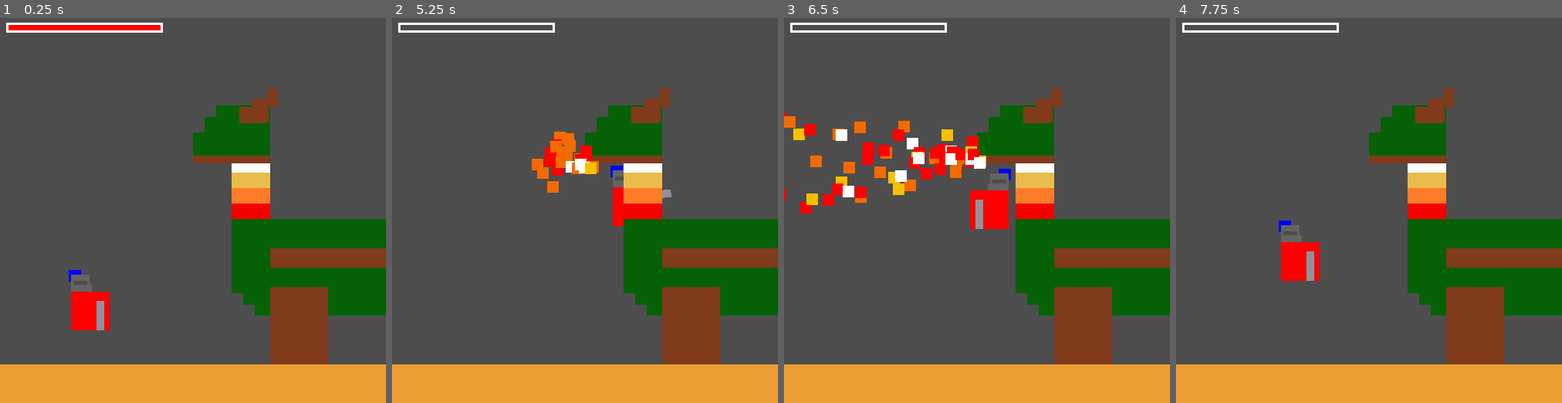
Above: before the commit, frames 1-4 (left to right).
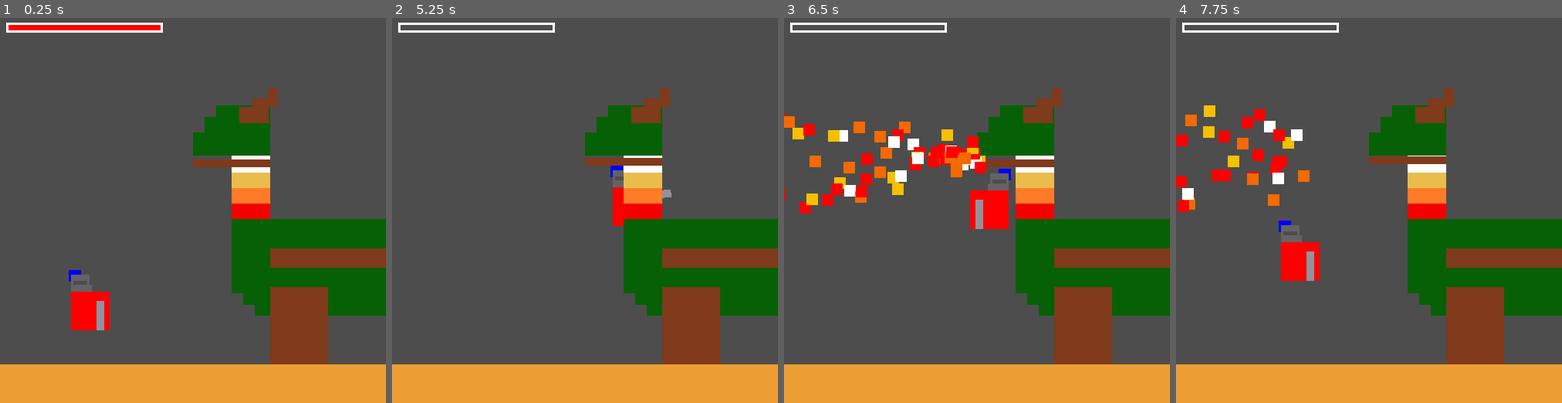
Above: after the commit, the same moments.

Repository: AceLeft/Dragon-Fall-Godot
Game: Godot game, scene res://lair/lair.tscn
Same seed, same stepped clock (60 frames per second), same inputs: the game is played once before the commit and once after it.
Inputs:
- Up to frame 1 (0.25 s): no input
- Up to frame 2 (5.25 s): hold Space (attack) 0.53-1.28 s; hold D (move_right) 0.53-2.03 s; tap S (jump) at 0.77, 1.52, 3.02, 3.77, 4.52 s; tap Space (attack) at 1.35, 2.85, 4.35 s; hold Left (move_left) 2.03-2.78 s; hold Space (attack) 2.03-2.78 s; hold D (move_right) 2.78-4.28 s; hold Space (attack) 3.53-4.28 s; hold Left (move_left) 4.28-5.03 s; hold D (move_right) from 5.03 s (still down); hold Space (attack) from 5.03 s (still down)
- Up to frame 3 (6.5 s): release D (move_right) at 5.78 s; release Space (attack) at 5.78 s; hold Left (move_left) from 5.78 s (still down); tap Space (attack) at 5.85 s; tap S (jump) at 6.02 s
- Up to frame 4 (7.75 s): hold Space (attack) 6.53-7.28 s; tap S (jump) at 6.77, 7.52 s; release Left (move_left) at 7.28 s; hold D (move_right) from 7.28 s (still down); tap Space (attack) at 7.35 s

The runs differ from the first frame. In frame 1, 0.4% of the frame differs, in the area x 50-70%, y 35-39%; in frame 2, 1.6%; in frame 3, 1.9%; in frame 4, 2.3%, in the area x 0-70%, y 22-51%.

Commit message:
Move jaw before and after breathing fire

Diff:
--- a/project/dragon/dragon.gd
+++ b/project/dragon/dragon.gd
@@ -3,17 +3,24 @@
 var _attacking := false
 
 @onready var _fire = $Fire
-
+@onready var _attack_animator : AnimationPlayer = $AttackAnimations
 
 
 
 func _on_choose_new_attack_timer_timeout() -> void:
 	if not _attacking:
-		_fire.start()
-		$FireTimer.start()
+		_attack_animator.play("lower_jaw")
 		_attacking = true
 
 
 func _on_fire_timer_timeout() -> void:
 	_fire.stop()
-	_attacking = false
+	_attack_animator.play("raise_jaw")
+
+
+func _on_attack_animations_animation_finished(anim_name):
+	if anim_name == "lower_jaw":
+		_fire.start()
+		$FireTimer.start()
+	if anim_name == "raise_jaw":
+		_attacking = false
--- a/project/dragon/dragon.tscn
+++ b/project/dragon/dragon.tscn
@@ -16,10 +16,48 @@
 size = Vector2(50, 20)
 
 [sub_resource type="RectangleShape2D" id="RectangleShape2D_havcd"]
-size = Vector2(50, 20)
+size = Vector2(50, 22)
 
 [sub_resource type="RectangleShape2D" id="RectangleShape2D_dcm4x"]
 size = Vector2(75, 100.5)
+
+[sub_resource type="Animation" id="Animation_w81se"]
+resource_name = "lower_jaw"
+length = 0.40001
+tracks/0/type = "value"
+tracks/0/imported = false
+tracks/0/enabled = true
+tracks/0/path = NodePath("DragonParts/Jaw:position")
+tracks/0/interp = 1
+tracks/0/loop_wrap = true
+tracks/0/keys = {
+"times": PackedFloat32Array(0, 0.4),
+"transitions": PackedFloat32Array(1, 1),
+"update": 0,
+"values": [Vector2(250, 180), Vector2(250, 185)]
+}
+
+[sub_resource type="Animation" id="Animation_kqnmr"]
+resource_name = "raise_jaw"
+length = 0.40001
+tracks/0/type = "value"
+tracks/0/imported = false
+tracks/0/enabled = true
+tracks/0/path = NodePath("DragonParts/Jaw:position")
+tracks/0/interp = 1
+tracks/0/loop_wrap = true
+tracks/0/keys = {
+"times": PackedFloat32Array(0, 0.4),
+"transitions": PackedFloat32Array(1, 1),
+"update": 0,
+"values": [Vector2(250, 185), Vector2(250, 180)]
+}
+
+[sub_resource type="AnimationLibrary" id="AnimationLibrary_pd8oy"]
+_data = {
+"lower_jaw": SubResource("Animation_w81se"),
+"raise_jaw": SubResource("Animation_kqnmr")
+}
 
 [node name="Dragon" type="Node2D"]
 script = ExtResource("1_wb3x7")
@@ -98,18 +136,19 @@
 collision_mask = 0
 
 [node name="Neck4" type="ColorRect" parent="DragonParts/TopNeckArea"]
+offset_top = -2.0
 offset_right = 50.0
 offset_bottom = 20.0
 
 [node name="CollisionShape2D" type="CollisionShape2D" parent="DragonParts/TopNeckArea"]
-position = Vector2(25, 10)
+position = Vector2(25, 9)
 shape = SubResource("RectangleShape2D_havcd")
 
 [node name="Jaw" type="ColorRect" parent="DragonParts"]
 offset_left = 250.0
-offset_top = 180.0
+offset_top = 185.0
 offset_right = 350.0
-offset_bottom = 190.0
+offset_bottom = 195.0
 color = Color(0.501961, 0.227451, 0.109804, 1)
 
 [node name="FootArea" type="Area2D" parent="DragonParts"]
@@ -144,5 +183,11 @@
 wait_time = 2.0
 one_shot = true
 
+[node name="AttackAnimations" type="AnimationPlayer" parent="."]
+libraries = {
+"": SubResource("AnimationLibrary_pd8oy")
+}
+
 [connection signal="timeout" from="ChooseNewAttackTimer" to="." method="_on_choose_new_attack_timer_timeout"]
 [connection signal="timeout" from="FireTimer" to="." method="_on_fire_timer_timeout"]
+[connection signal="animation_finished" from="AttackAnimations" to="." method="_on_attack_animations_animation_finished"]
Not shown: 1 places in project/dragon/dragon.tscn that only renumber resources
